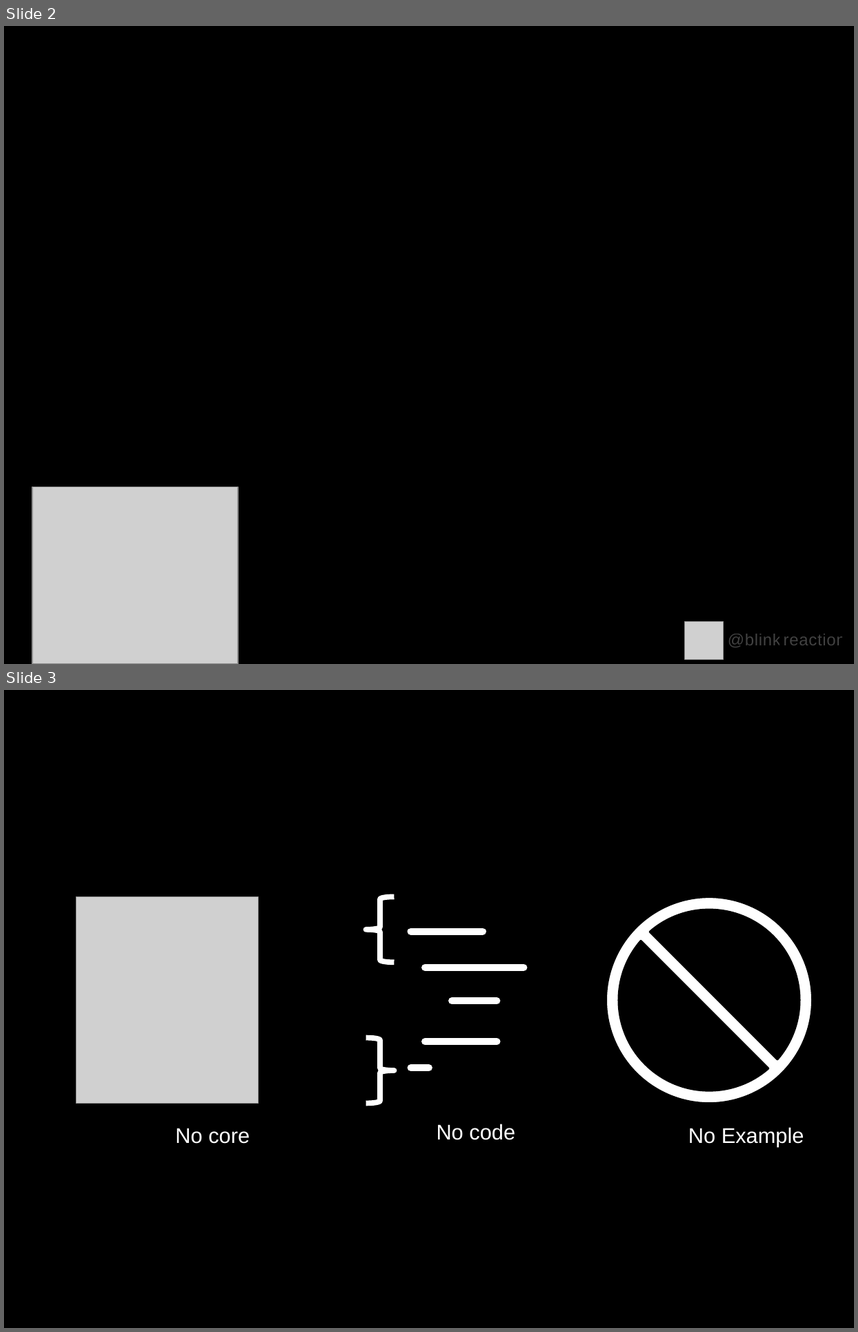
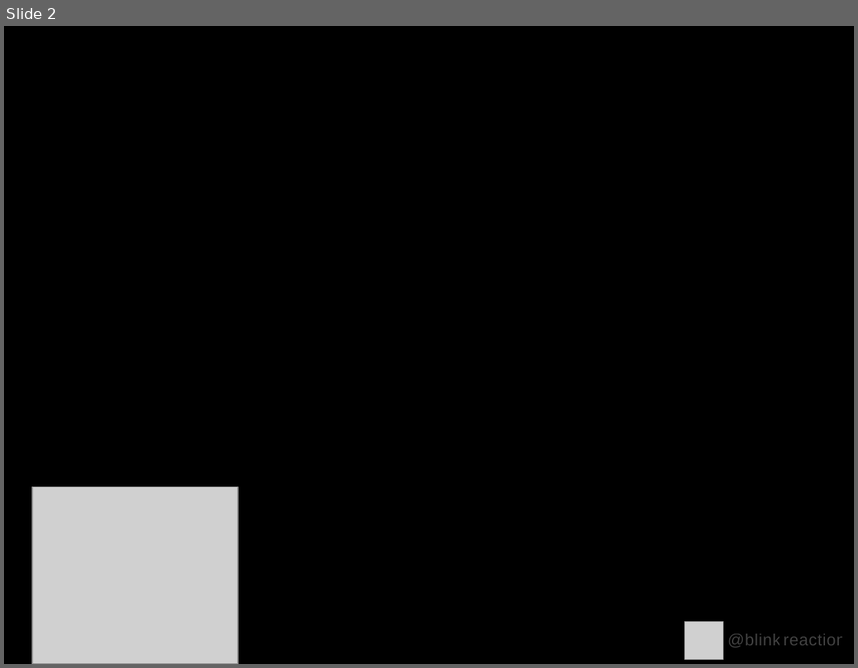
Before and after one commit to raysaltini/handsOnD8SiteBuilder, a slide deck: src/handsOnD8SiteBuilder.pptx. Shown one above the other, each under a label of ours: slides 2 and 3 before the commit, slide 2 after it. The pictures are 858x1332 and 858x668 pixels, drawn with LibreOffice and Linux fonts; fonts in the diff are those of the drawing; grey boxes stand for pictures. Boxes give left, top, right and bottom in pixels: in the first picture for what was removed or moved away, otherwise in the second. Text is boxed around its words. In the diff, an @@ line names an element or a change of style, - is before the commit and + after.

```diff
--- a/src/handsOnD8SiteBuilder.pptx
+++ b/src/handsOnD8SiteBuilder.pptx
@@ slide 3 removed at [4,690,854,1328], background #000000 @@
@@ picture removed at [76,896,258,1103] @@
@@ no-entry sign removed at [606,896,813,1103] @@
@@ group removed at [366,896,524,1103]: 5 lines, 2 left braces @@
@@ text removed at [437,1123,515,1140] @@
-No code
@@ text removed at [175,1127,250,1143] @@
-No core
@@ text removed at [688,1127,804,1146] @@
-No Example
```
Also in this commit, not shown: 8 slides added, 19 other files.
